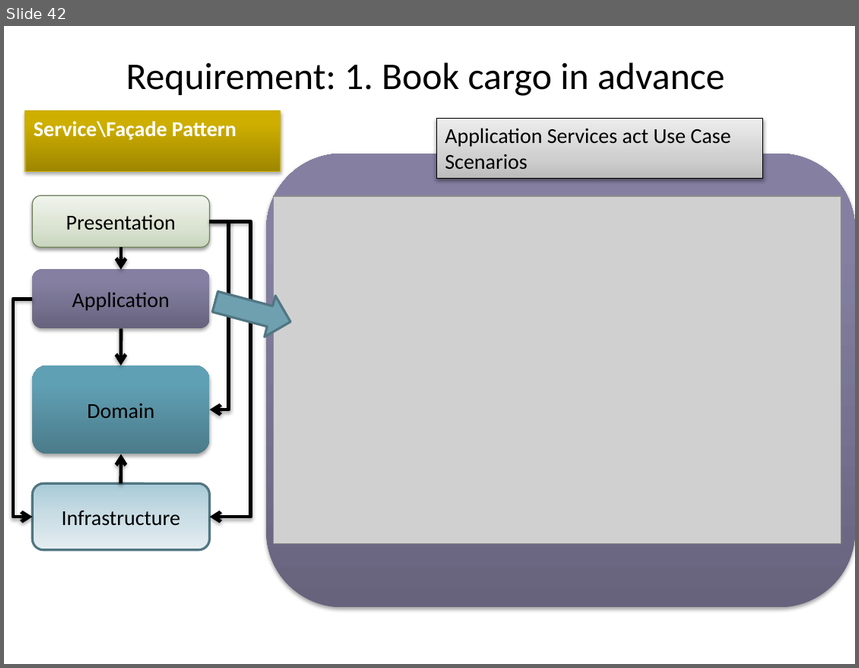
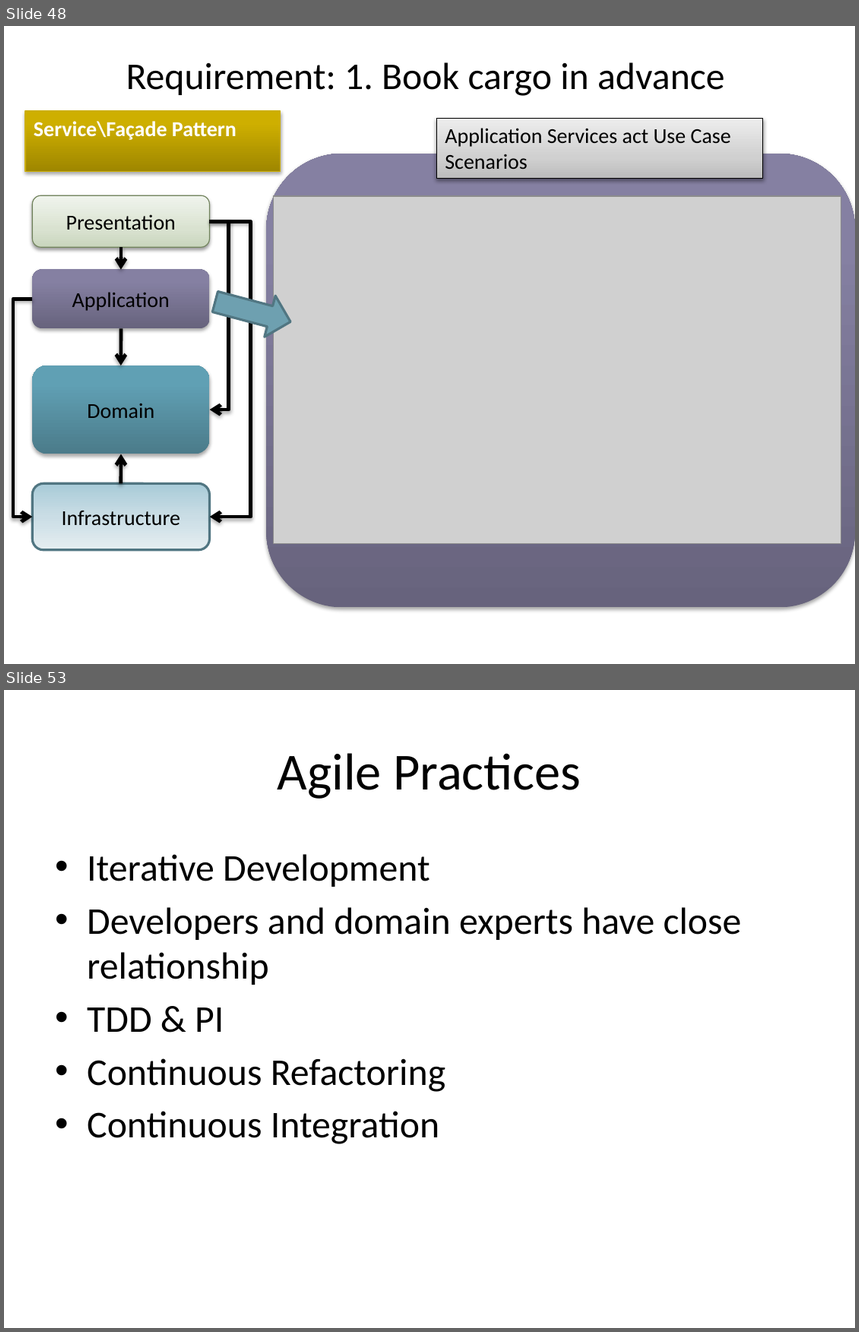
Before and after one commit to arturtv/dddpresentation, a slide deck: Domain-DrivenDesign.A.Trosin.pptx. Shown one above the other, each under a label of ours: slide 42 before the commit, slides 48 and 53 after it; the slides between them are not shown. The pictures are 859x668 and 859x1332 pixels, drawn with LibreOffice and Linux fonts; fonts in the diff are those of the drawing; grey boxes stand for pictures. Boxes give left, top, right and bottom in pixels: in the first picture for what was removed or moved away, otherwise in the second. Text is boxed around its words. In the diff, an @@ line names an element or a change of style, - is before the commit and + after.

```diff
--- a/Domain-DrivenDesign.A.Trosin.pptx
+++ b/Domain-DrivenDesign.A.Trosin.pptx
@@ slide 53 added at (4,690,855,1328), background #FFFFFF @@
@@ title added at (278,753,581,799), 44 pt, text #000000 @@
+Agile Practices
@@ text added at (87,854,742,1144), 32 pt, text #000000 @@
+• Iterative Development
+• Developers and domain experts have close relationship
+• TDD & PI
+• Continuous Refactoring
+• Continuous Integration
@@ what was slide 42 is now slide 48 @@
```
Also in this commit, not shown: 2 slides changed, 12 other slides added, 1 slide removed.
